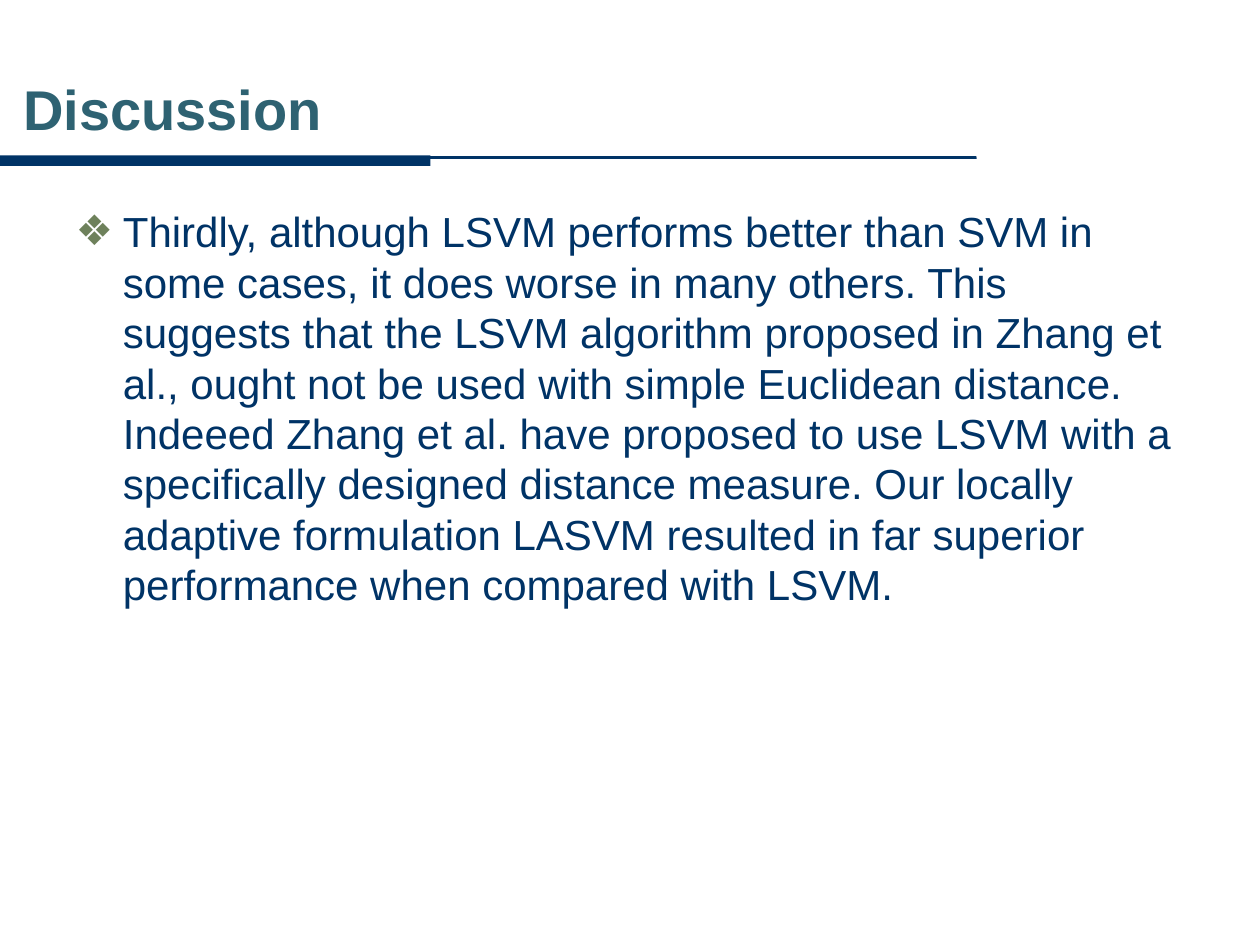
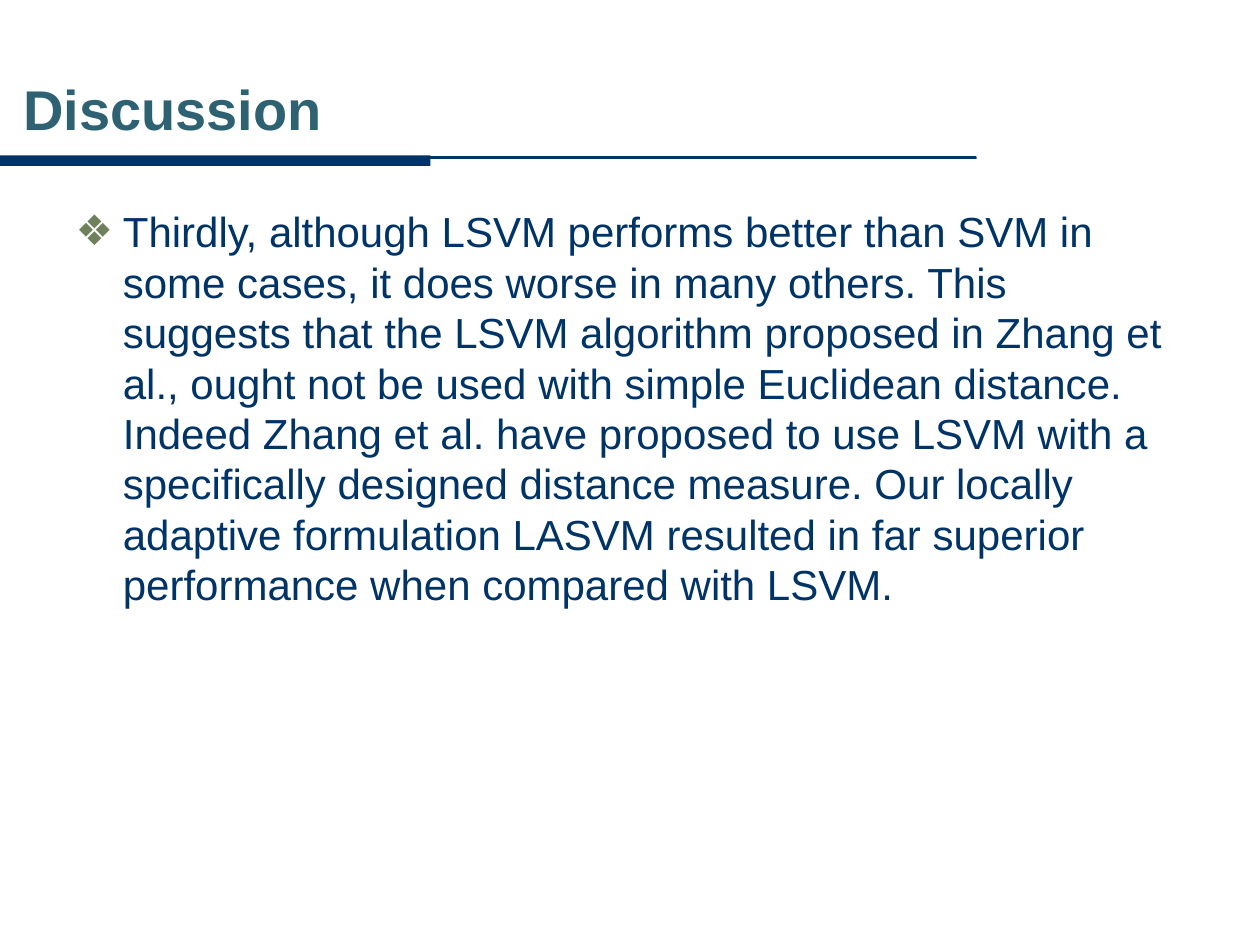
Before and after one commit to Alex7Huynh/ml-g9, a slide deck: slide 32 of Local Adaptive SVM for Object Recognition.pptx. Drawn at 1260x945 pixels with LibreOffice and Linux fonts; fonts in the diff are those of the drawing; background and template pictures are left out. Boxes give left, top, right and bottom in pixels: in the first picture for what was removed or moved away, otherwise in the second. Text is boxed around its words. In the diff, an @@ line names an element or a change of style, - is before the commit and + after.

```diff
--- a/Local Adaptive SVM for Object Recognition.pptx
+++ b/Local Adaptive SVM for Object Recognition.pptx
@@ text at [123, 216, 1161, 609]: text changed @@
-❖ Thirdly, although LSVM performs better than SVM in some cases, it does worse in many others. This suggests that the LSVM algorithm proposed in Zhang et al., ought not be used with simple Euclidean distance. Indeeed Zhang et al. have proposed to use LSVM with a specifically designed distance measure. Our locally adaptive formulation LASVM resulted in far superior performance when compared with LSVM.
+❖ Thirdly, although LSVM performs better than SVM in some cases, it does worse in many others. This suggests that the LSVM algorithm proposed in Zhang et al., ought not be used with simple Euclidean distance. Indeed Zhang et al. have proposed to use LSVM with a specifically designed distance measure. Our locally adaptive formulation LASVM resulted in far superior performance when compared with LSVM.
```
Also in this commit, not shown: 2 other slides changed, 2 other files.
